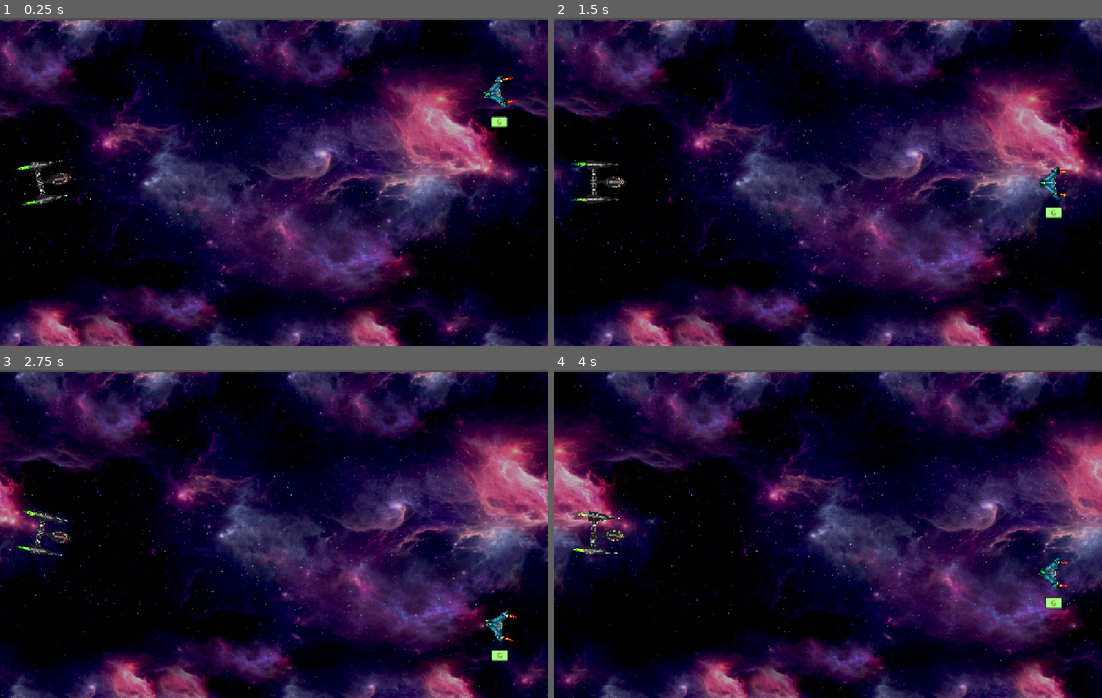
Above: before the commit, frames 1-4 (two rows, left to right).
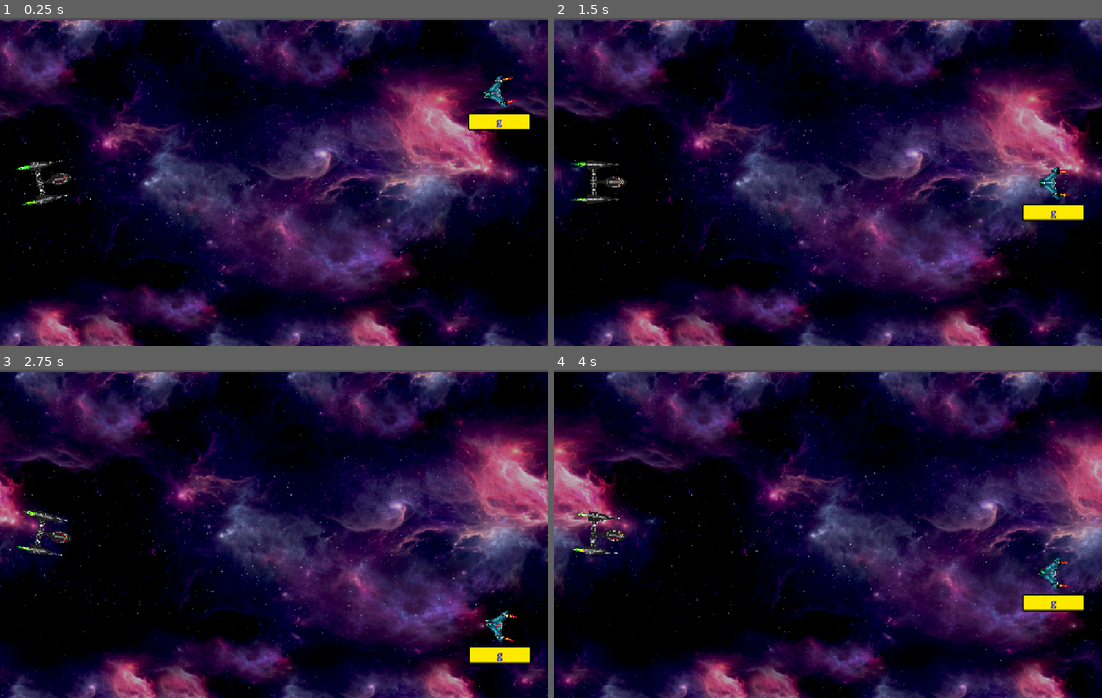
Above: after the commit, the same moments.

Repository: RaulHuertas/galaxy-keys
Game: Godot game, scene res://practice_game.tscn
The game is run twice, just before and just after one commit, with the same random seed, the same clock (stepped at 60 frames per second) and the same inputs.
Inputs:
- Up to frame 1 (0.25 s): no input
- Up to frame 2 (1.5 s): no input
- Up to frame 3 (2.75 s): no input
- Up to frame 4 (4 s): no input

The runs differ from the first frame. In frame 1, 0.5% of the frame differs, in the area x 85-97%, y 28-35%; in frame 2, 0.6%; in frame 3, 0.6%; in frame 4, 0.6%, in the area x 85-97%, y 68-74%.

Commit message:
avanzando con el manejo de cadenas. se ha cambiado la labes por richtext labels

Diff:
--- a/eneme_ship_1.gd
+++ b/eneme_ship_1.gd
@@ -40,11 +40,11 @@
 	self.index = index
 	self.error_limit = error_limit
 	self.error_count = 0
-	#UI
-	$lock.text = lock
-	$target.text = target
-	$lock.show()
-	$target.hide()
+	#UI [color=blue]blue[/color][color=red]red[/color]
+	%lock.text = "[color=blue]"+lock+"[/color]"
+	%target.text = "[color=blue]"+target+"[/color]"
+	%lock.show()
+	%target.hide()
 
 
 func target_try(typed: String)->bool:
@@ -54,6 +54,10 @@
 		return false
 	if(target[target_position]==typed):
 		target_position = target_position+1
+		#update ui
+		var ready_str = target.substr(0,target_position)
+		var missing_str = target.substr(target_position,target.length()-target_position)
+		%target.text = "[color=transparent]"+ready_str+"[/color]"+"[color=blue]"+missing_str+"[/color]"
 		if(target_position==target.length()):
 			destroyed.emit()
 		return true
--- a/eneme_ship_1.tscn
+++ b/eneme_ship_1.tscn
@@ -3,18 +3,29 @@
 [ext_resource type="Script" uid="uid://dy7m8rc7s7r6x" path="res://eneme_ship_1.gd" id="1_7jqeu"]
 [ext_resource type="SpriteFrames" uid="uid://bnymged0trdtn" path="res://assets/flipbooks/enemy_ship_1.tres" id="1_mwu05"]
 
+[sub_resource type="StyleBoxFlat" id="StyleBoxFlat_2o1iv"]
+bg_color = Color(0.9916459, 0.9155579, 7.70092e-07, 1)
+border_width_left = 3
+border_width_top = 3
+border_width_right = 3
+border_width_bottom = 3
+border_color = Color(0, 0, 0, 1)
+corner_radius_top_left = 3
+corner_radius_top_right = 3
+corner_radius_bottom_right = 3
+corner_radius_bottom_left = 3
+
 [sub_resource type="StyleBoxFlat" id="StyleBoxFlat_7jqeu"]
-bg_color = Color(0.64913315, 1, 0.53049606, 1)
-border_width_left = 2
-border_width_top = 2
-border_width_right = 2
-border_width_bottom = 2
+bg_color = Color(0.6, 0.9019608, 0.6, 1)
+border_width_left = 3
+border_width_top = 3
+border_width_right = 3
+border_width_bottom = 3
 border_color = Color(0, 0, 0, 1)
-corner_radius_top_left = 2
-corner_radius_top_right = 2
-corner_radius_bottom_right = 2
-corner_radius_bottom_left = 2
-corner_detail = 10
+corner_radius_top_left = 3
+corner_radius_top_right = 3
+corner_radius_bottom_right = 3
+corner_radius_bottom_left = 3
 
 [node name="root" type="Node2D" unique_id=1759155857]
 script = ExtResource("1_7jqeu")
@@ -24,43 +35,29 @@
 texture_filter = 1
 sprite_frames = ExtResource("1_mwu05")
 
-[node name="lock" type="Label" parent="." unique_id=1690200105]
+[node name="lock" type="RichTextLabel" parent="." unique_id=546811768]
 unique_name_in_owner = true
-visible = false
-anchors_preset = 12
-anchor_top = 1.0
-anchor_right = 1.0
-anchor_bottom = 1.0
-offset_left = -20.0
-offset_top = 52.0
-offset_right = 20.0
-offset_bottom = 79.0
-grow_horizontal = 2
-grow_vertical = 0
-theme_override_colors/font_color = Color(0.47163987, 0.4716403, 1.92523e-07, 1)
-theme_override_colors/font_outline_color = Color(0, 0, 0, 1)
+offset_left = -73.0
+offset_top = 45.0
+offset_right = 73.0
+offset_bottom = 85.0
+theme_override_font_sizes/normal_font_size = 24
+theme_override_styles/normal = SubResource("StyleBoxFlat_2o1iv")
+bbcode_enabled = true
+text = "[color=blue]lo[/color][color=red]ck[/color]"
+horizontal_alignment = 1
+vertical_alignment = 1
+
+[node name="target" type="RichTextLabel" parent="." unique_id=425814790]
+unique_name_in_owner = true
+offset_left = -73.0
+offset_top = 45.0
+offset_right = 73.0
+offset_bottom = 85.0
+theme_override_font_sizes/normal_font_size = 24
 theme_override_styles/normal = SubResource("StyleBoxFlat_7jqeu")
-text = "lo"
+bbcode_enabled = true
+text = "[color=blue]tar[/color][color=red]get[/color]"
+shortcut_keys_enabled = false
 horizontal_alignment = 1
-vertical_alignment = 3
-uppercase = true
-
-[node name="target" type="Label" parent="." unique_id=1780512518]
-unique_name_in_owner = true
-anchors_preset = 12
-anchor_top = 1.0
-anchor_right = 1.0
-anchor_bottom = 1.0
-offset_left = -52.0
-offset_top = 50.0
-offset_right = 53.0
-offset_bottom = 77.0
-grow_horizontal = 2
-grow_vertical = 0
-theme_override_colors/font_color = Color(0.1882353, 0.29411766, 0.93333334, 1)
-theme_override_colors/font_outline_color = Color(0, 0, 0, 1)
-theme_override_styles/normal = SubResource("StyleBoxFlat_7jqeu")
-text = "ta"
-horizontal_alignment = 1
-vertical_alignment = 3
-uppercase = true
+vertical_alignment = 1
